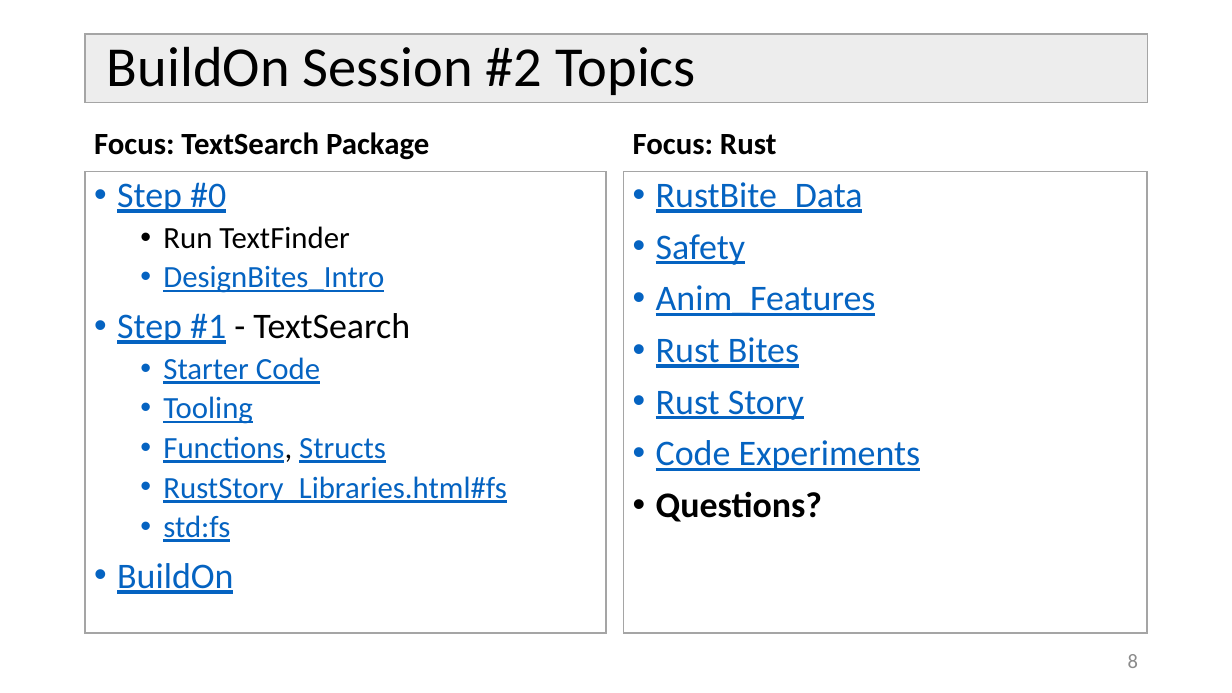
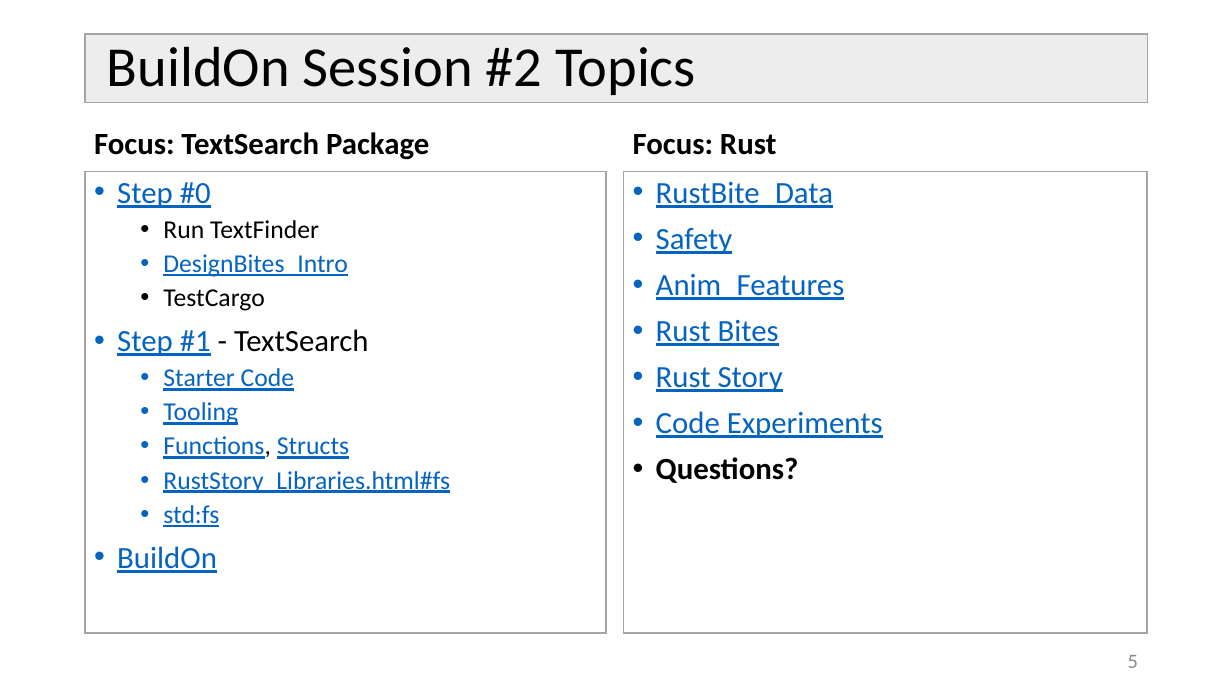
Before and after one commit to JimFawcett/JimFawcett.github.io, a slide deck: slide 5 of Resources/Build-On-2.pptx (slide 8 before the commit). Drawn at 1232x693 pixels with LibreOffice and Linux fonts; fonts in the diff are those of the drawing. Boxes give left, top, right and bottom in pixels: in the first picture for what was removed or moved away, otherwise in the second. Text is boxed around its words. In the diff, an @@ line names an element or a change of style, - is before the commit and + after.

Commit message:
added slide

```diff
--- a/Resources/Build-On-2.pptx
+++ b/Resources/Build-On-2.pptx
@@ text "RustBite_Data" at [624,172,1148,633]: size 28 to 24 pt @@
@@ text at [117,182,450,573]: size 28 to 24 pt in "Step #0", "Step #1 - TextSearch", "BuildOn"; size 24 to 20 pt in "Run TextFinder", "DesignBites_Intro", "Starter Code", "Tooling" and 3 more places @@
@@ text at [163,289,264,311]: paragraph added @@
+  • TestCargo
@@ page number at [1128,655,1138,668]: text changed @@
-8
+5
```
Also in this commit, not shown: 1 slide added, 1 other file.
